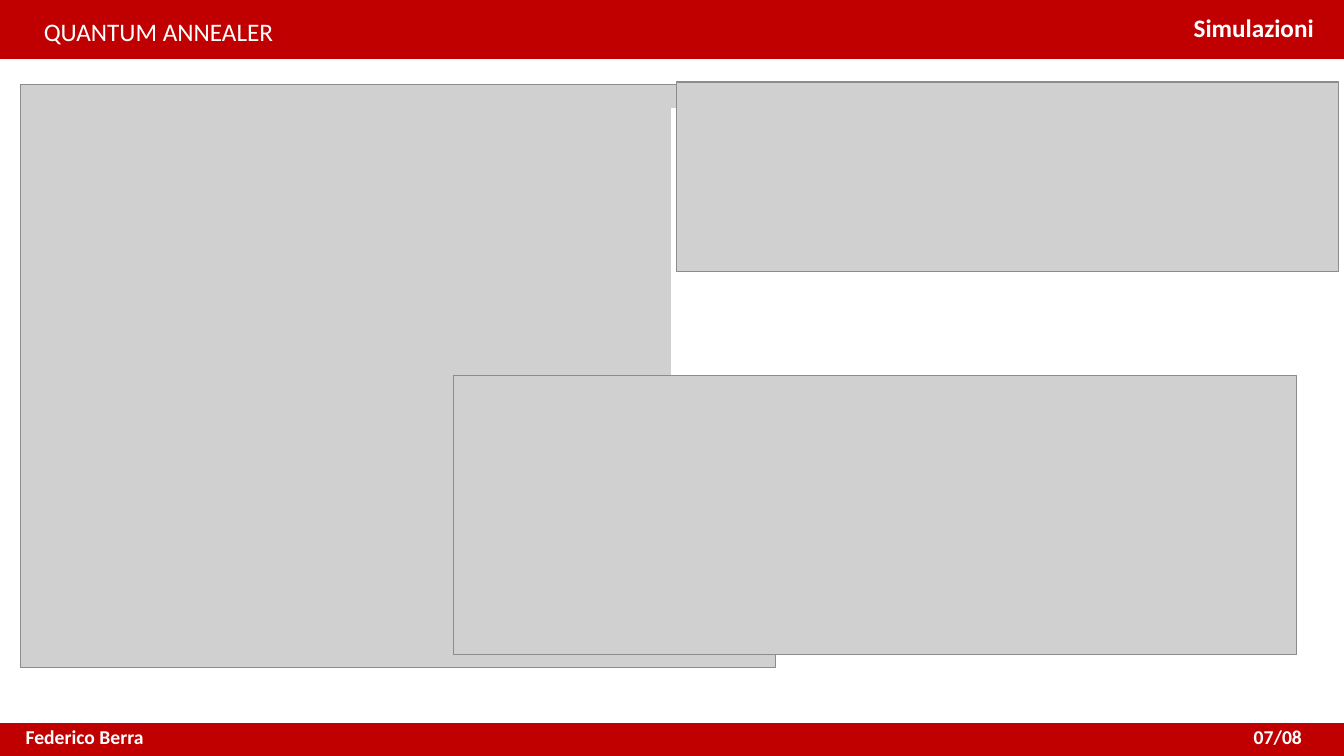
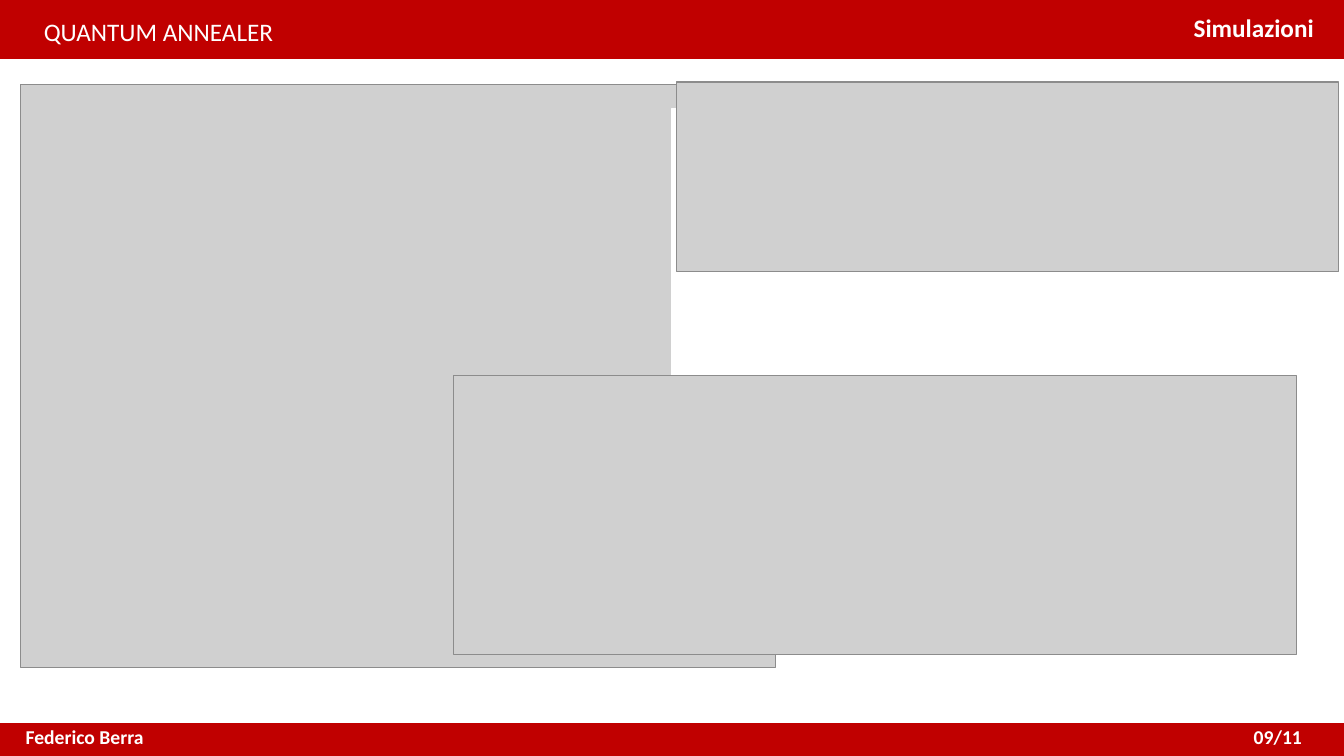
Before and after one commit to XaBerr/tesi-triennale, a slide deck: slide 10 of presentazione/presentazione.pptx (slide 8 before the commit). Drawn at 1344x756 pixels with LibreOffice and Linux fonts; fonts in the diff are those of the drawing; grey boxes stand for pictures. Boxes give left, top, right and bottom in pixels: in the first picture for what was removed or moved away, otherwise in the second. Text is boxed around its words. In the diff, an @@ line names an element or a change of style, - is before the commit and + after.

```diff
--- a/presentazione/presentazione.pptx
+++ b/presentazione/presentazione.pptx
@@ text at [1254,730,1302,745]: text changed @@
-07/08
+09/11
```
Also in this commit, not shown: 8 other slides changed, 3 slides added, 4 other files.
